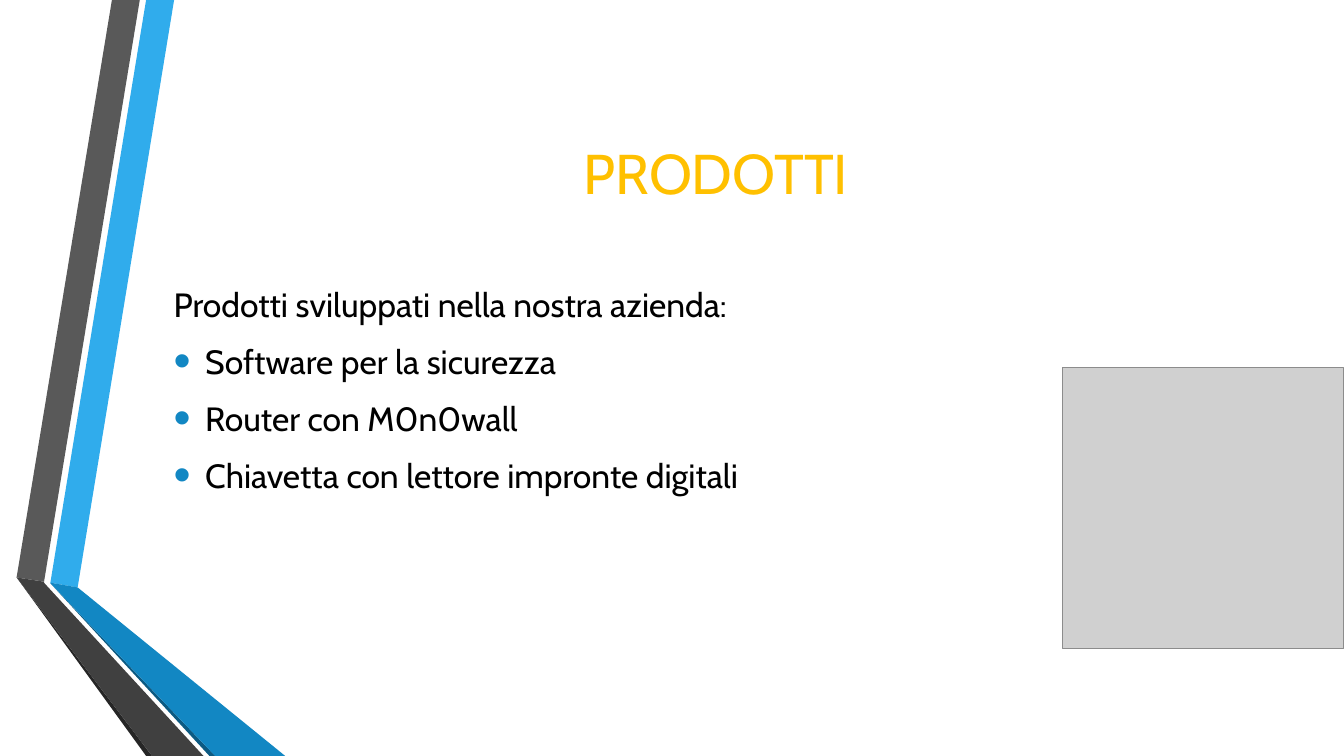
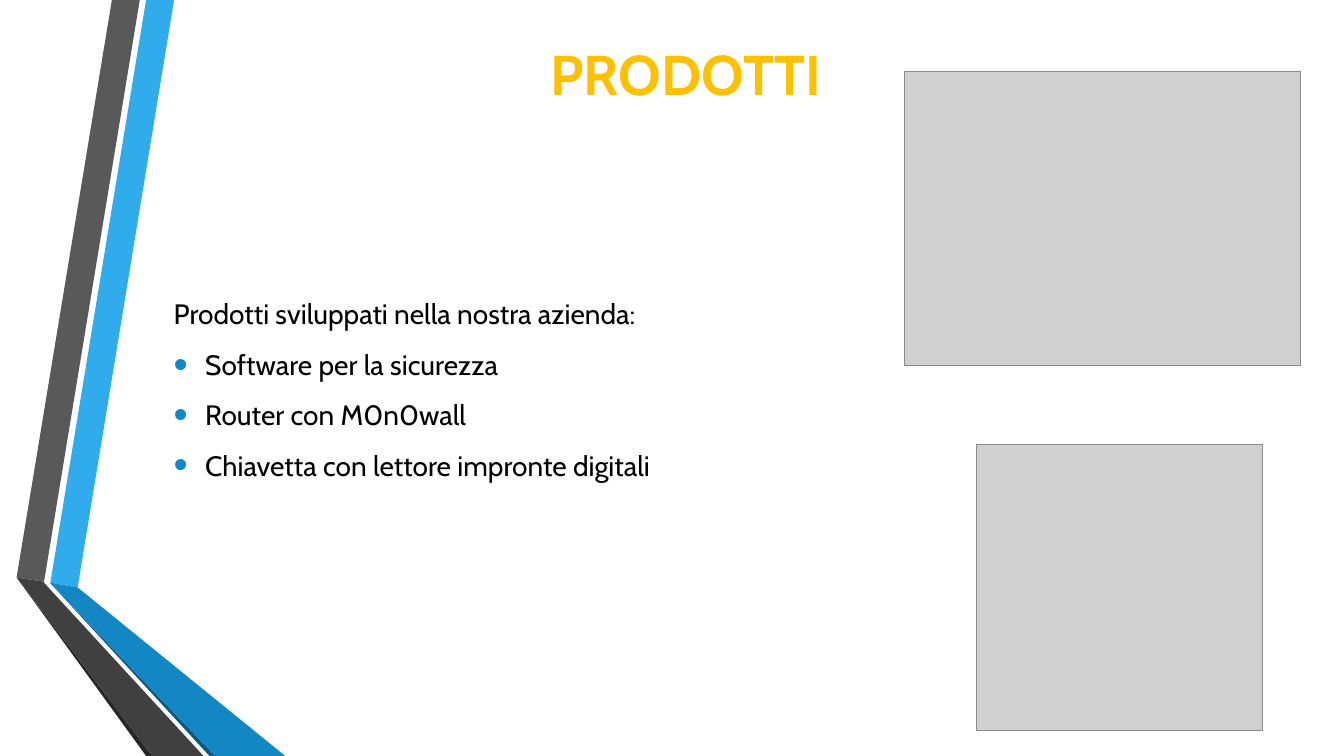
Before and after one commit to Lince99/GPOI, a slide deck: slide 3 of m0n0wall/Presentazione_M0n0wall.odp. Drawn at 1344x756 pixels with LibreOffice and Linux fonts; fonts in the diff are those of the drawing; grey boxes stand for pictures; background and template pictures are left out. Boxes give left, top, right and bottom in pixels: in the first picture for what was removed or moved away, otherwise in the second. Text is boxed around its words. In the diff, an @@ line names an element or a change of style, - is before the commit and + after.

```diff
--- a/m0n0wall/Presentazione_M0n0wall.odp
+++ b/m0n0wall/Presentazione_M0n0wall.odp
@@ title "PRODOTTI": place and size @@
-title "PRODOTTI" at [583, 154, 848, 195]
+title "PRODOTTI" at [550, 55, 821, 96]
@@ title "PRODOTTI" at [550, 55, 821, 96]: bold on @@
@@ picture added at [905, 72, 1302, 366] @@
@@ text "Prodotti sviluppati nella nostra azienda:" at [174, 303, 650, 482]: size 24 to 20 pt @@
@@ picture: place and size @@
-picture at [1063, 368, 1344, 649]
+picture at [977, 445, 1263, 731]
```
Also in this commit, not shown: 8 other slides changed, 1 slide added, 1 slide removed, 5 other files.
